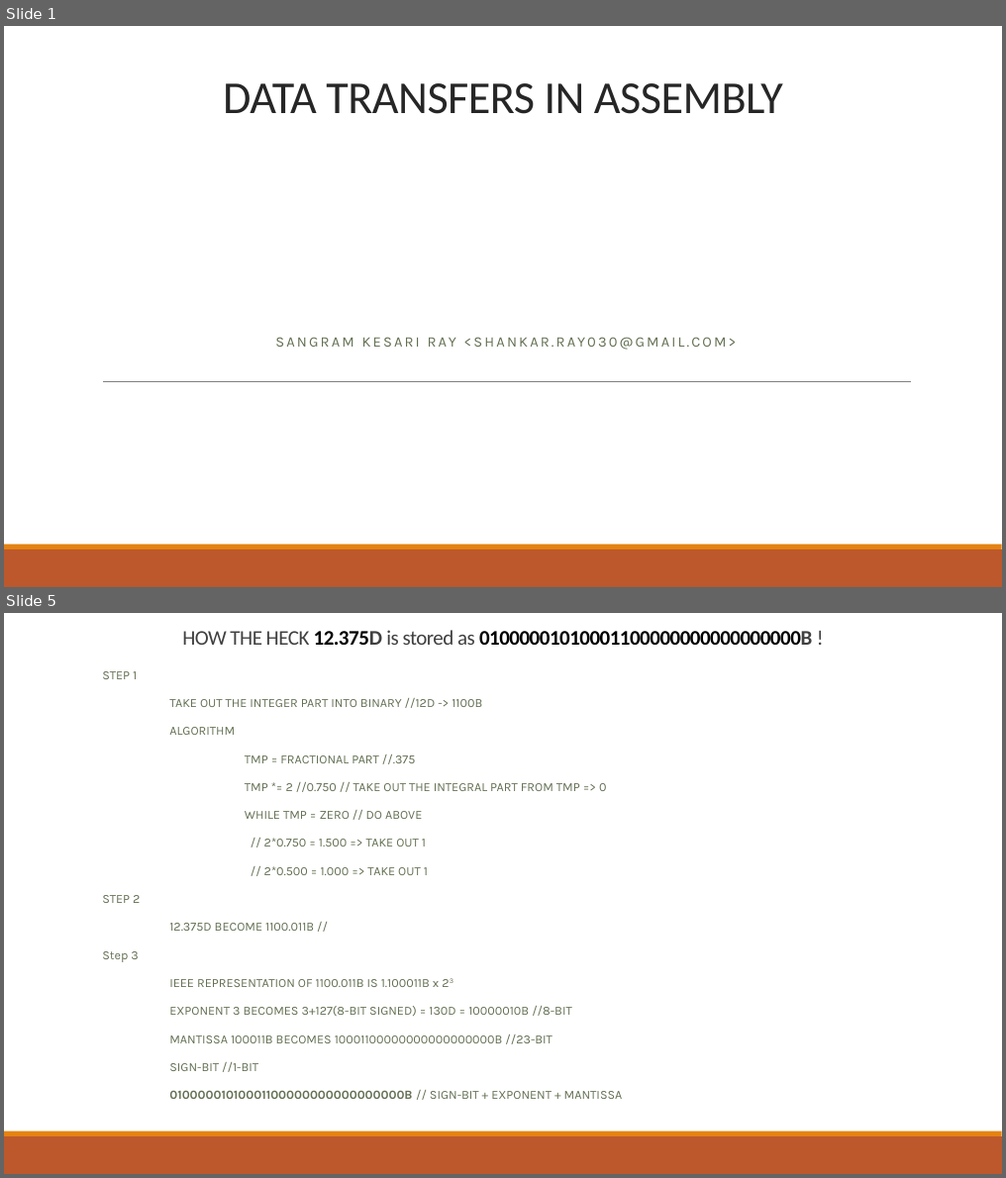
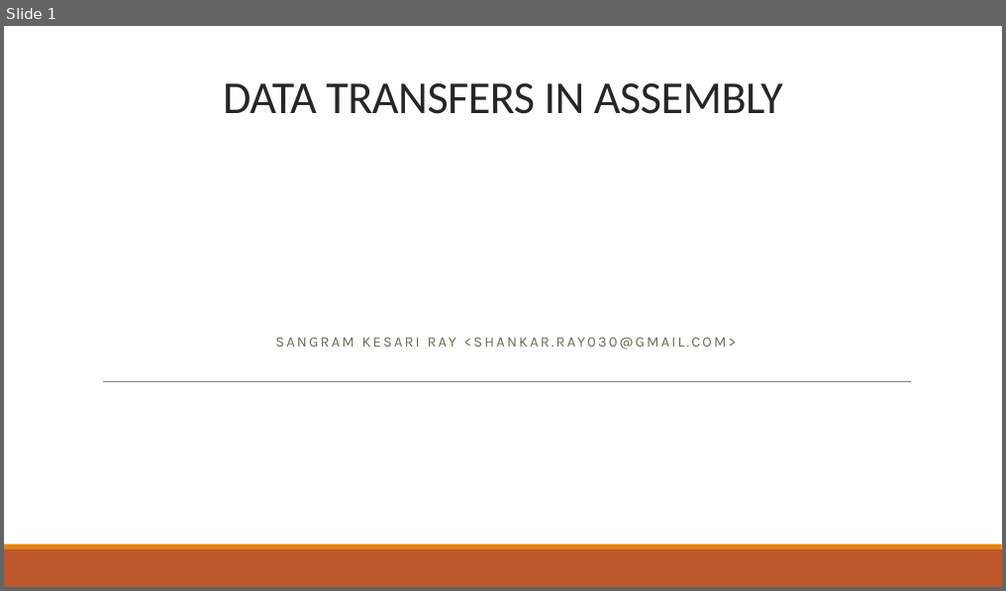
Before and after one commit to b1nch3f/Assembly-Language-Tutorials-for-Windows, a slide deck: 04 Data Transfers/Data Transfers.pptx. Shown one above the other, each under a label of ours: slides 1 and 5 before the commit, slide 1 after it; the slides between them are not shown. The pictures are 1006x1178 and 1006x591 pixels, drawn with LibreOffice and Linux fonts; fonts in the diff are those of the drawing. Boxes give left, top, right and bottom in pixels: in the first picture for what was removed or moved away, otherwise in the second. Text is boxed around its words. In the diff, an @@ line names an element or a change of style, - is before the commit and + after.

Commit message:
Part 4-a

```diff
--- a/04 Data Transfers/Data Transfers.pptx
+++ b/04 Data Transfers/Data Transfers.pptx
@@ slide 5 removed at (x1=4, y1=613, x2=1002, y2=1174), background #FFFFFF; not listed: 2 template elements that a slide beside it also shows @@
@@ title removed at (x1=182, y1=630, x2=812, y2=645) @@
-HOW THE HECK 12.375D is stored as 01000001010001100000000000000000B !
@@ subtitle removed at (x1=102, y1=671, x2=623, y2=1099) @@
-  STEP 1
-  TAKE OUT THE INTEGER PART INTO BINARY //12D -> 1100B
-  ALGORITHM
-  TMP = FRACTIONAL PART //.375
-  TMP *= 2 //0.750 // TAKE OUT THE INTEGRAL PART FROM TMP => 0
-  WHILE TMP = ZERO // DO ABOVE
-  // 2*0.750 = 1.500 => TAKE OUT 1
-  // 2*0.500 = 1.000 => TAKE OUT 1
-  STEP 2
-  12.375D BECOME 1100.011B //
-  Step 3
-  IEEE REPRESENTATION OF 1100.011B IS 1.100011B x 23
-  EXPONENT 3 BECOMES 3+127(8-BIT SIGNED) = 130D = 10000010B //8-BIT
-  MANTISSA 100011B BECOMES 10001100000000000000000B //23-BIT
-  SIGN-BIT //1-BIT
-  01000001010001100000000000000000B // SIGN-BIT + EXPONENT + MANTISSA
```
Also in this commit, not shown: 7 slides added, 18 other slides removed, 16 other files.
